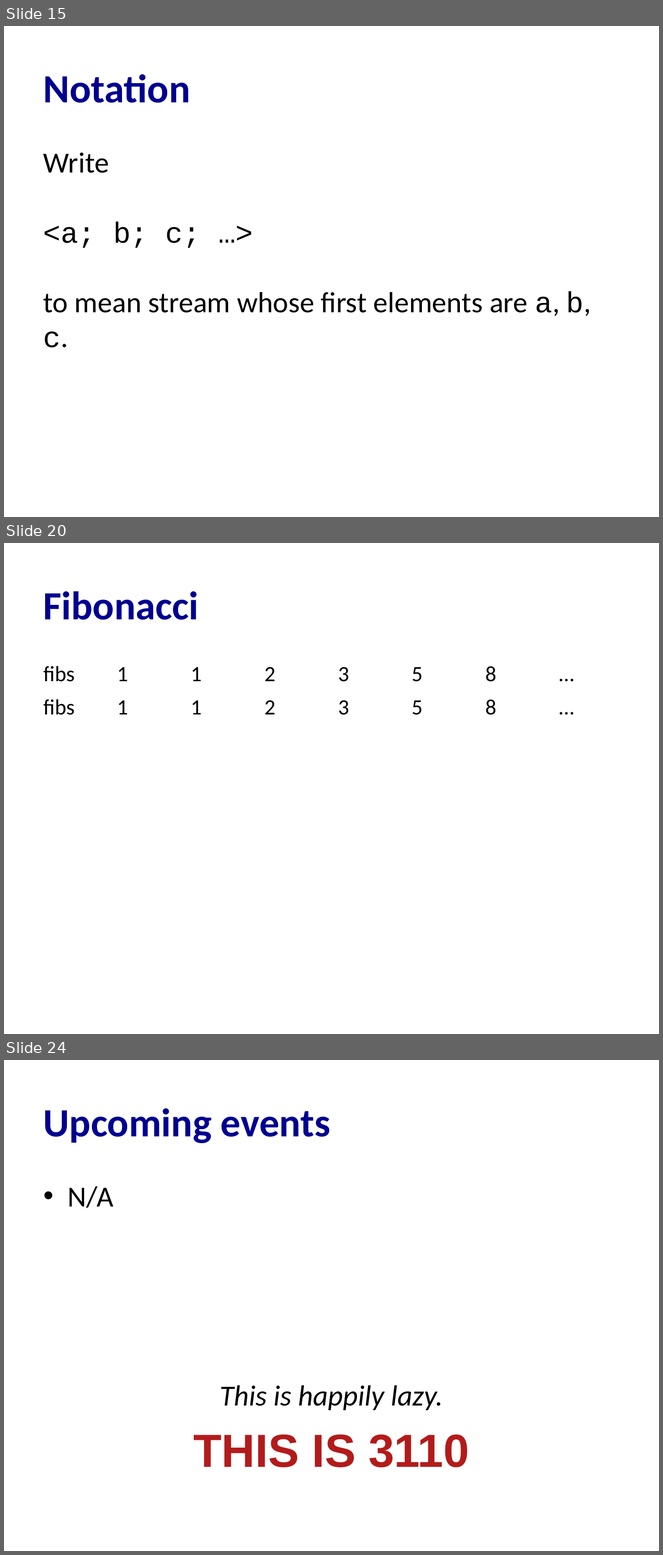
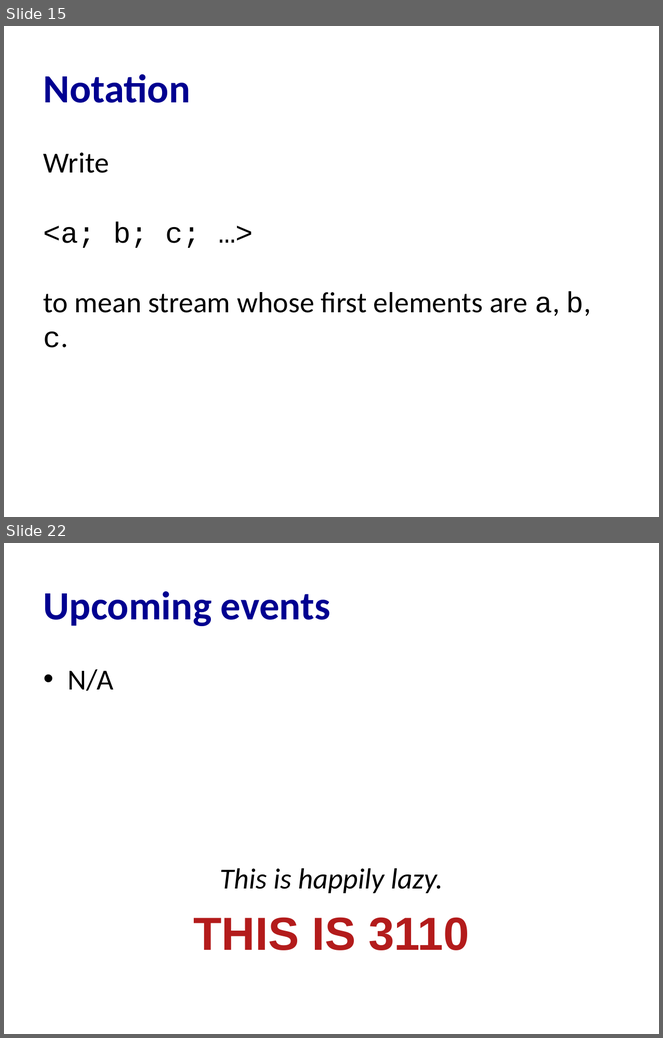
Before and after one commit to cs3110/materials-2019fa, a slide deck: 24-streams/lec.pptx. Shown one above the other, each under a label of ours: slides 15, 20 and 24 before the commit, slides 15 and 22 after it; the slides between them are not shown. The pictures are 663x1555 and 663x1038 pixels, drawn with LibreOffice and Linux fonts; fonts in the diff are those of the drawing. Boxes give left, top, right and bottom in pixels: in the first picture for what was removed or moved away, otherwise in the second. Text is boxed around its words. In the diff, an @@ line names an element or a change of style, - is before the commit and + after.

```diff
--- a/24-streams/lec.pptx
+++ b/24-streams/lec.pptx
@@ slide 20 removed at bbox=[4, 543, 659, 1034], background #FFFFFF @@
@@ title removed at bbox=[44, 591, 199, 620] @@
-Fibonacci
@@ table removed at bbox=[37, 657, 624, 723], 2 rows, 8 columns @@
-fibs | 1 | 1 | 2 | 3 | 5 | 8 | …
-fibs | 1 | 1 | 2 | 3 | 5 | 8 | …
@@ what was slide 24 is now slide 22 @@
```
Also in this commit, not shown: 4 slides changed, 5 slides added, 6 other slides removed, 2 other files.
